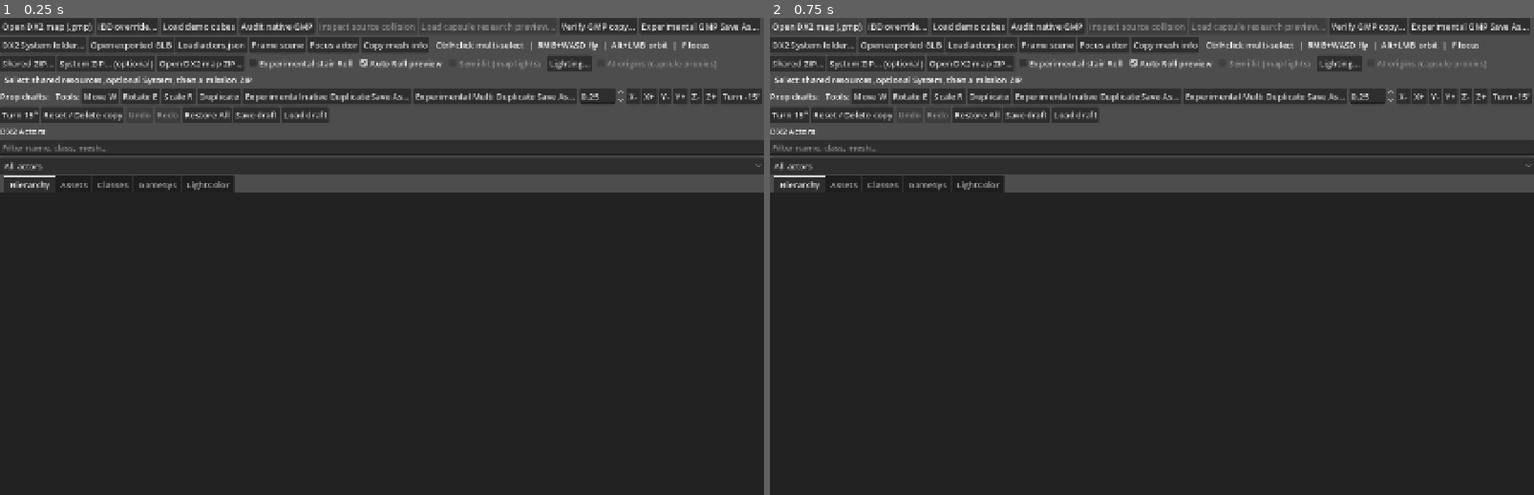
Above: before the commit, frames 1-2 (left to right).
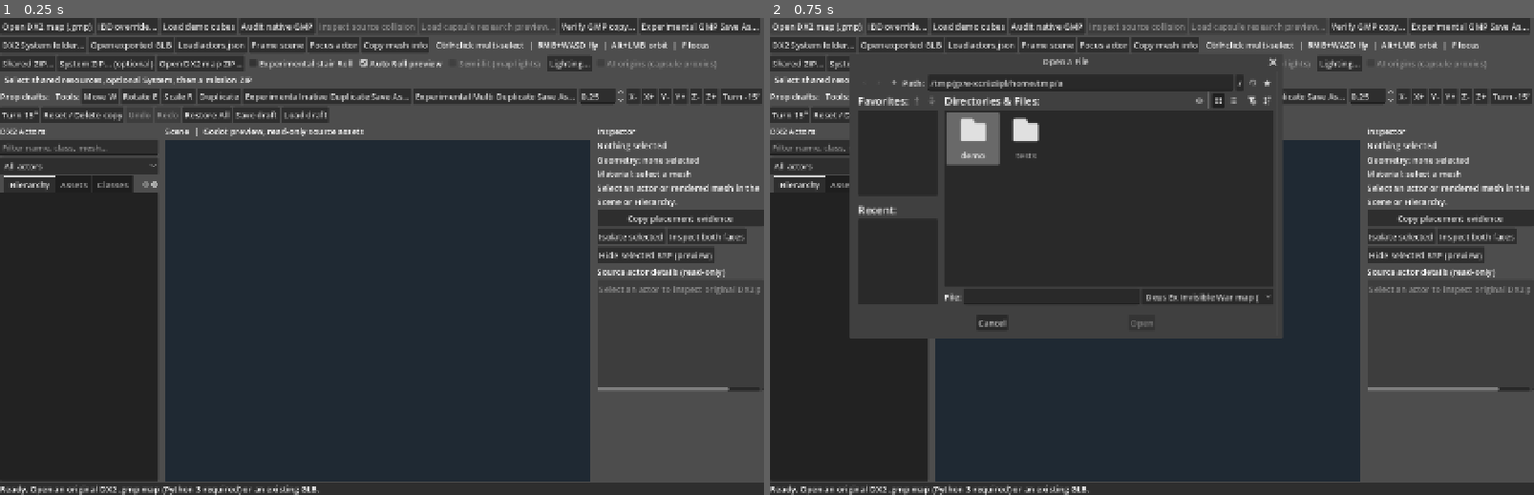
Above: after the commit, the same moments.

Repository: JakX2/Deus-Ex-2-SDK
Game: Godot game, scene res://main.tscn
Two runs of this game, one before a commit and one after it. Both use one fixed random seed, a clock stepped at 60 frames per second and the inputs below.
Inputs:
- Up to frame 1 (0.25 s): no input
- Up to frame 2 (0.75 s): click "Open DX2 map (.gmp)" at 0.5 s

The runs differ from the first frame. In frame 1, 18% of the frame differs, in the area x 0-100%, y 23-100%; in frame 2, 28%, in the area x 0-100%, y 8-100%.
Error before the commit: Parse Error: Invalid operands "bool" and "int" for "<=" operator. (res://multi_light_color_panel.gd:365)

Commit message:
fix(dx2ed): replace unsupported GDScript chained 2..8 comparisons with explicit bounded conjunctions

Diff:
--- a/native_editor/godot_editor/multi_light_color_panel.gd
+++ b/native_editor/godot_editor/multi_light_color_panel.gd
@@ -362,12 +362,12 @@
     if clear_button != null:
         clear_button.disabled = busy or staged.is_empty()
     if preview_button != null:
-        preview_button.disabled = busy or not _context_ok() or not 2 <= staged.size() <= MAX_BATCH
+        preview_button.disabled = busy or not _context_ok() or not (staged.size() >= 2 and staged.size() <= MAX_BATCH)
 
 
 func edit_request(target: String) -> Dictionary:
     if (worker != null or not _context_ok() or
-        not 2 <= staged.size() <= MAX_BATCH or
+        not (staged.size() >= 2 and staged.size() <= MAX_BATCH) or
         target.get_file().to_lower() != source_map.get_file().to_lower() or
         target == source_map or FileAccess.file_exists(target)):
         return {}
